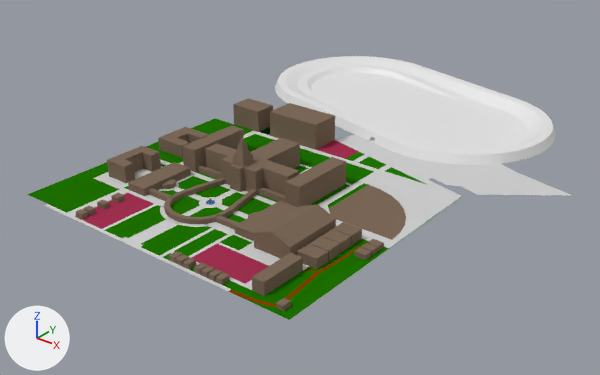
The Blender file assets/ui/tracen/tracen-academy.blend, before and after one commit.
The view is the same before and after, from a 50 mm camera at (51.7, -52.3, 35.3) aimed at (2.3, 9.4, -3.0). The axes (+X, +Y, +Z) are drawn at lower left. The lights are the same throughout.

The older version as bpy lines, for what is in view:
```python
me_circle_003 = bpy.data.meshes.new('Circle.003')
me_circle_003.from_pydata(...)  # 428 vertices, 148 faces; spans x -12.9..17.7, y -10.1..12.2, z 0.0
me_circle_003.polygons.foreach_set('use_smooth', [True] * 148)
me_circle_003.materials.append(mat_path)  # light grey #cfcfcf
me_circle_004 = bpy.data.meshes.new('Circle.004')
me_circle_004.from_pydata(...)  # 88 vertices, 59 faces, 1 loose edge; spans x -12.9..25.9, y 2.4..25.1, z 0.0
me_circle_004.polygons.foreach_set('use_smooth', [True] * 59)
me_circle_004.materials.append(mat_path)  # light grey #cfcfcf
me_circle_014 = bpy.data.meshes.new('Circle.014')
me_circle_014.from_pydata(...)  # 1456 vertices, 1010 faces, 198 loose edges; spans x -27.8..11.0, y -11.0..11.0, z 0.0..1.0
ob_circle = bpy.data.objects.new('Circle', me_circle_014)
ob_circle.location = (10.02, 28.47, 0.0)
ob_circle.rotation_euler = (0.0, 0.0, -0.244)  # degrees (0, 0, -14)
ob_path_col = bpy.data.objects.new('path-col', me_circle_003)
ob_path_col.location = (1.64, -3.18, 0.0)
ob_path_nopathfinding_col = bpy.data.objects.new('path_nopathfinding-col', me_circle_004)
ob_path_nopathfinding_col.location = (1.64, -3.18, 0.0)
# also in view: 'grass-col' at (3.1, 1.5, 0.0); 'dirt-col' at (15.5, -6.6, 0.0); 'default' at (1.6, -3.4, 1.2); 'default-col' at (3.8, 1.7, 2.6); 'red-col' at (3.8, 1.7, 0.0)
```
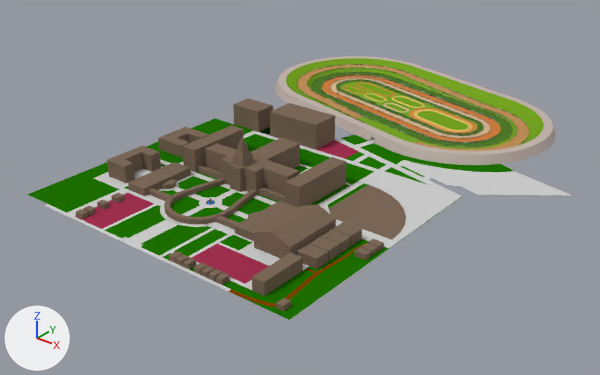
Diff of the bpy script that builds the scene:
```diff
--- a/assets/ui/tracen/tracen-academy.blend.py
+++ b/assets/ui/tracen/tracen-academy.blend.py
@@ mat_sandpath @@
+mat_sandpath = principled_material('sandpath')
+mat_sandpath.base_color = (0.745, 0.497, 0.138)  # orange #e0bb68
+mat_sandpath.roughness = 1.0
+mat_sandpath.specular_ior_level = 0.0
@@ mat_dirtpath2 @@
+mat_dirtpath2 = principled_material('dirtpath2')
+mat_dirtpath2.base_color = (0.631, 0.209, 0.0482)  # orange #d07e3e
+mat_dirtpath2.roughness = 1.0
+mat_dirtpath2.specular_ior_level = 0.0
@@ mat_coursegrass1 @@
+mat_coursegrass1 = principled_material('coursegrass1')
+mat_coursegrass1.base_color = (0.181, 0.376, 0.0166)  # green #76a523
+mat_coursegrass1.roughness = 1.0
+mat_coursegrass1.specular_ior_level = 0.0
@@ mat_woodchip @@
+mat_woodchip = principled_material('woodchip')
+mat_woodchip.base_color = (0.672, 0.462, 0.283)  # beige #d6b591
+mat_woodchip.roughness = 1.0
+mat_woodchip.specular_ior_level = 0.0
@@ mat_dirtpath1 @@
+mat_dirtpath1 = principled_material('dirtpath1')
+mat_dirtpath1.base_color = (0.539, 0.275, 0.0999)  # orange #c28f59
+mat_dirtpath1.roughness = 1.0
+mat_dirtpath1.specular_ior_level = 0.0
@@ mat_dirtpath3 @@
+mat_dirtpath3 = principled_material('dirtpath3')
+mat_dirtpath3.base_color = (0.617, 0.25, 0.0497)  # orange #ce893f
+mat_dirtpath3.roughness = 1.0
+mat_dirtpath3.specular_ior_level = 0.0
@@ mat_grasspath1 @@
+mat_grasspath1 = principled_material('grasspath1')
+mat_grasspath1.base_color = (0.0802, 0.198, 0.0232)  # dark green #507b2a
+mat_grasspath1.roughness = 1.0
+mat_grasspath1.specular_ior_level = 0.0
@@ mat_concrete @@
+mat_concrete = principled_material('concrete')
+mat_concrete.base_color = (0.56, 0.465, 0.422)  # light grey #c5b6ae
@@ me_circle_004 @@
 me_circle_004.from_pydata(...)  # 88 vertices, 59 faces, 1 loose edge; spans x -12.9..25.9, y 2.4..25.1, z 0.0
+# me_circle_004 part 1: 26 of the faces centred in x 1.2..18.3, y 17.8..24.3, z 0.0 switch from mat_path (light grey #cfcfcf) to mat_grass (dark green #1e7200)
@@ me_circle_014 @@
 # used by ob_circle; location = (10.02, 28.47, 0.0); rotation_euler = (0.0, 0.0, -0.244), in degrees (0, 0, -14)
-me_circle_014.from_pydata(...)  # 1456 vertices, 1010 faces, 198 loose edges; spans x -27.8..11.0, y -11.0..11.0, z 0.0..1.0
+me_circle_014.from_pydata(...)  # 2070 vertices, 1943 faces; spans x -27.8..11.0, y -11.0..11.0, z 0.0..1.0
+# me_circle_014 part 2: 2 vertices removed from x -2.8..-2.0, y -8.8, z 0.5; 616 vertices added at x -24.9..7.9, y -8.1..8.1, z 0.1..0.6
+# me_circle_014 part 3: 126 kept faces spanning x -26.4..9.5, y -9.6..9.6, z 0.0..1.0 get new texture (UV) coordinates
+# me_circle_014 part 4: 252 faces spanning x -26.4..9.6, y -10.8..9.6, z 0.0..1.0 switch from no material to mat_coursegrass1 (green #76a523)
+# me_circle_014 part 5: 77 faces spanning x -24.9..8.1, y -8.1..8.1, z 0.0..0.5 switch from no material to mat_dirtpath1 (orange #c28f59)
+# me_circle_014 part 6: 82 faces spanning x -21.8..5.0, y -5.0..5.0, z 0.0 switch from no material to mat_dirtpath2 (orange #d07e3e)
+# me_circle_014 part 7: 68 faces spanning x -18.4..-11.9, y -2.1..2.1, z 0.0 switch from no material to mat_dirtpath3 (orange #ce893f)
+# me_circle_014 part 8: 116 faces spanning x -20.7..3.8, y -3.8..3.8, z 0.0 switch from no material to mat_woodchip (beige #d6b591)
+# me_circle_014 part 9: 164 faces spanning x -23.1..6.3, y -6.3..6.3, z 0.0 switch from no material to mat_grasspath1 (dark green #507b2a)
+# me_circle_014 part 10: 68 faces spanning x -14.6..-6.7, y -1.8..2.3, z 0.0 switch from no material to mat_sandpath (orange #e0bb68)
+# me_circle_014 part 11: 179 faces spanning x -27.8..11.0, y -11.0..11.0, z 0.0..1.0 switch from no material to mat_concrete (light grey #c5b5ae)
+me_circle_014.materials.append(mat_path)  # light grey #cfcfcf
+me_circle_014.materials.append(mat_fence)  # picture img_fence_png
```

Pixel boxes [x1, y1, x2, y2] of what changed, in the pictures (600 x 375 px):
part 1 of me_circle_004, recoloured (grey to green)
    both: [341, 135, 513, 177]
part 2 of me_circle_014, built on
    after: [297, 64, 529, 147]
part 3 of me_circle_014, surface changed (white to green)
    both: [286, 58, 544, 146]
part 4 of me_circle_014, recoloured (white to green)
    both: [307, 68, 527, 149]
part 5 of me_circle_014, recoloured (white to orange)
    both: [297, 65, 529, 151]
part 6 of me_circle_014, recoloured (white to orange)
    both: [322, 75, 501, 142]
part 7 of me_circle_014, recoloured
    after: [342, 82, 395, 96]
part 8 of me_circle_014, recoloured (white to beige)
    both: [330, 78, 490, 138]
part 9 of me_circle_014, recoloured (white to green)
    both: [311, 72, 513, 147]
part 10 of me_circle_014, recoloured
    after: [364, 93, 425, 108]
part 11 of me_circle_014, recoloured (white to grey)
    both: [275, 56, 556, 165]
